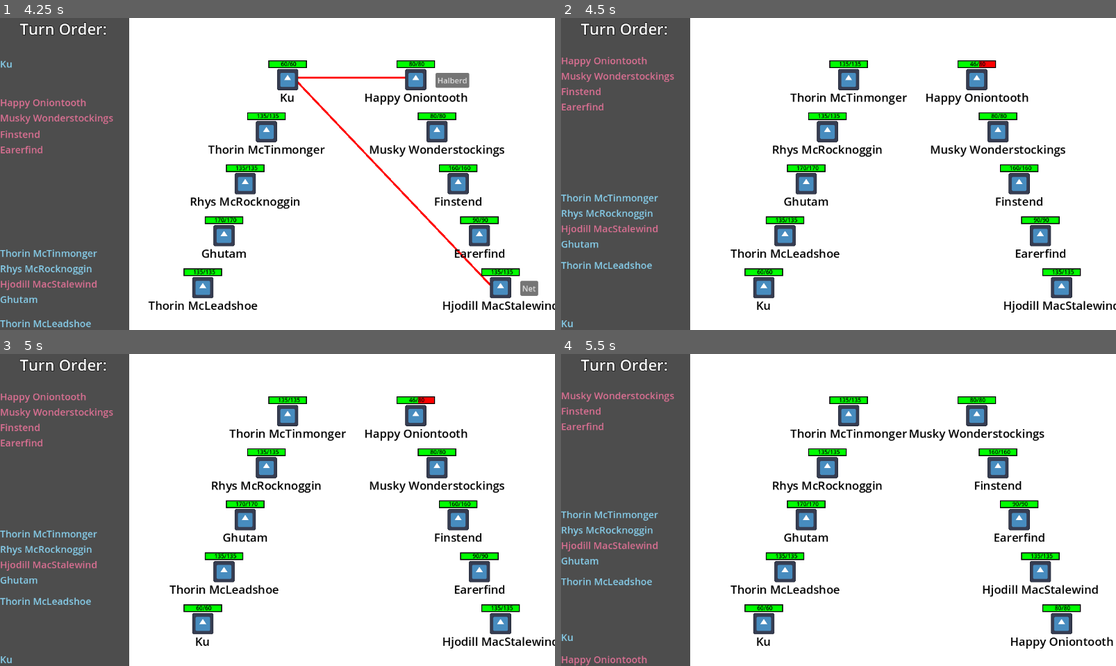
Above: before the commit, frames 1-4 (two rows, left to right).
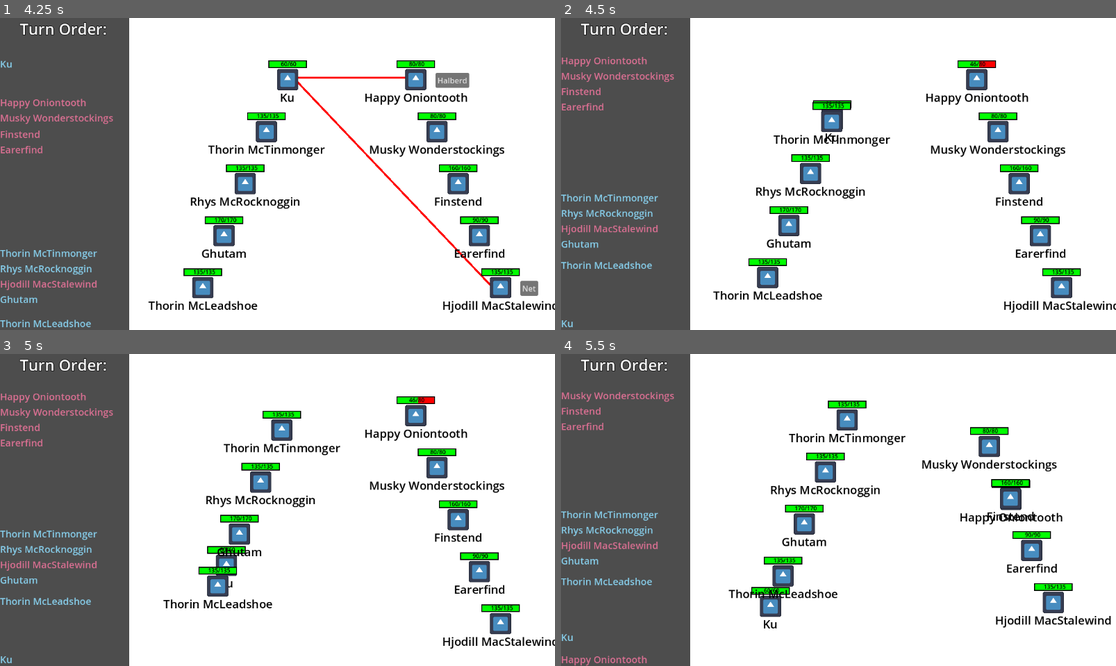
Above: after the commit, the same moments.

Repository: Habidakus/wild-jam-78-erase
Game: Godot game, scene res://Scenes/main.tscn
Same seed, same stepped clock (60 frames per second), same inputs: the game is played once before the commit and once after it. The engine's default icon, where the game draws it, is replaced by a stand-in: a white triangle on a blue panel in a dark square.
Inputs (mouse positions are in pixels of both pictures, inside the frame that each line leads up to):
- Up to frame 1 (4.25 s): tap Enter at 0.5, 2, 2.75 s; move the mouse to (399, 158) at 0.52 s; click (399, 158) at 0.67 s; click "Play" at 1.25 s; move the mouse to (166, 189) at 2.02 s; click (166, 189) at 2.17 s; move the mouse to (333, 105) at 2.77 s; click (333, 105) at 2.92 s; tap Space at 3.5 s; move the mouse to (249, 236) at 3.52 s; click (249, 236) at 3.67 s
- Up to frame 2 (4.5 s): click "Halberd" at 4.25 s
- Up to frame 3 (5 s): no input
- Up to frame 4 (5.5 s): move the mouse to (1005, 556) at 5.02 s; click (1005, 556) at 5.17 s

Frame 1 is identical in both runs. In frame 2, 4.8% of the frame differs, in the area x 27-63%, y 13-94%; in frame 3, 4.9%; in frame 4, 9.6%, in the area x 30-100%, y 13-95%.

Commit message:
Animate re-arangement on the arena screen

Diff:
--- a/Scripts/game.gd
+++ b/Scripts/game.gd
@@ -264,7 +264,10 @@
 	for unit : UnitStats in game_state.units:
 		var unit_graphics : UnitGraphics = battle_space_figures[unit.id]
 		unit_graphics.set_health(unit)
-		unit_graphics.position = calculate_position(unit.side == UnitStats.Side.HUMAN, screen_location[unit.id], unit.is_alive(), arena.size)
+		var new_unit_position : Vector2 = calculate_position(unit.side == UnitStats.Side.HUMAN, screen_location[unit.id], unit.is_alive(), arena.size)
+		if new_unit_position != unit_graphics.position:
+			var tween : Tween = create_tween()
+			tween.tween_property(unit_graphics, "position", new_unit_position, 0.95)
 
 func calculate_position(is_hero : bool, rank : int, is_alive : bool, arena_size : Vector2) -> Vector2:
 	var ret_val : Vector2 = Vector2.ZERO
